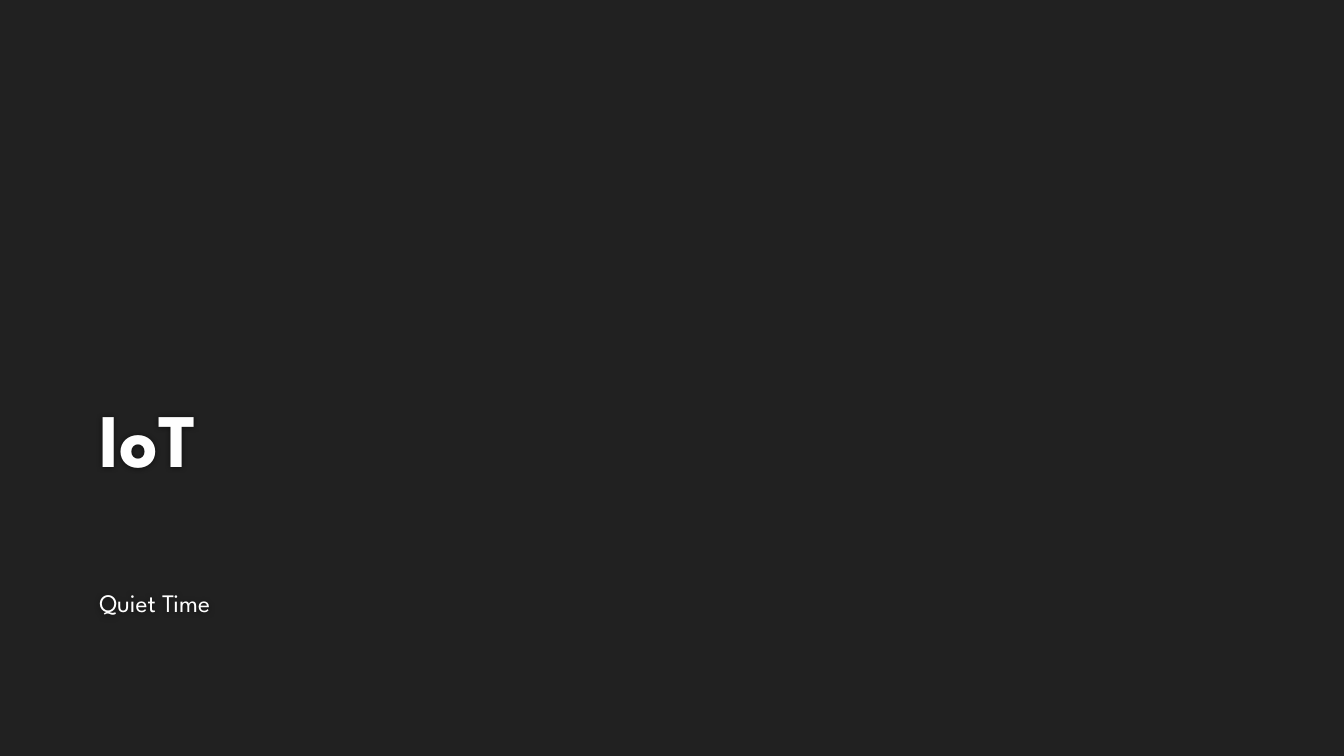
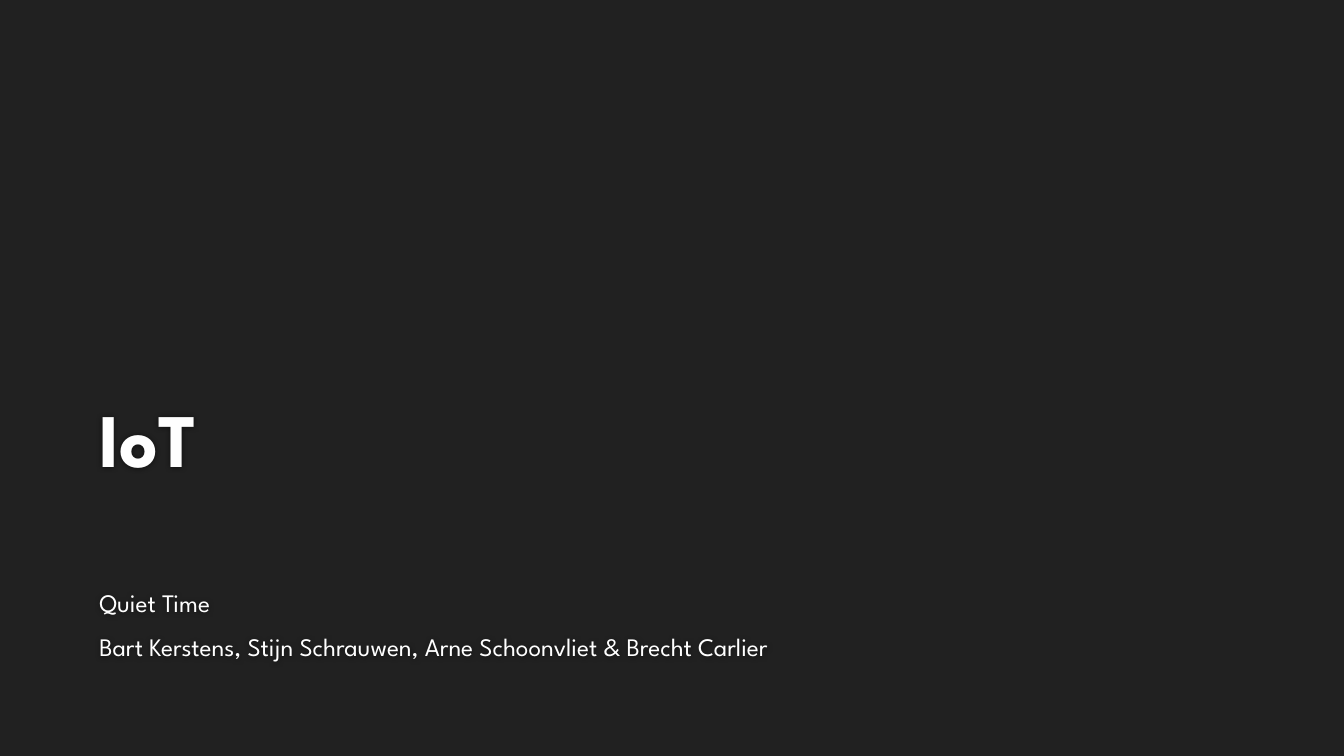
Before and after one commit to AP-Elektronica-ICT/QuietTimePublic, a slide deck: slide 1 of Documentatie/IoT.pptx. Drawn at 1344x756 pixels with LibreOffice and Linux fonts; fonts in the diff are those of the drawing; background and template pictures are left out. Boxes give left, top, right and bottom in pixels: in the first picture for what was removed or moved away, otherwise in the second. Text is boxed around its words. In the diff, an @@ line names an element or a change of style, - is before the commit and + after.

```diff
--- a/Documentatie/IoT.pptx
+++ b/Documentatie/IoT.pptx
@@ subtitle at [99, 638, 767, 662]: paragraph added @@
+Bart Kerstens, Stijn Schrauwen, Arne Schoonvliet & Brecht Carlier
```
Also in this commit, not shown: 4 other slides changed.
